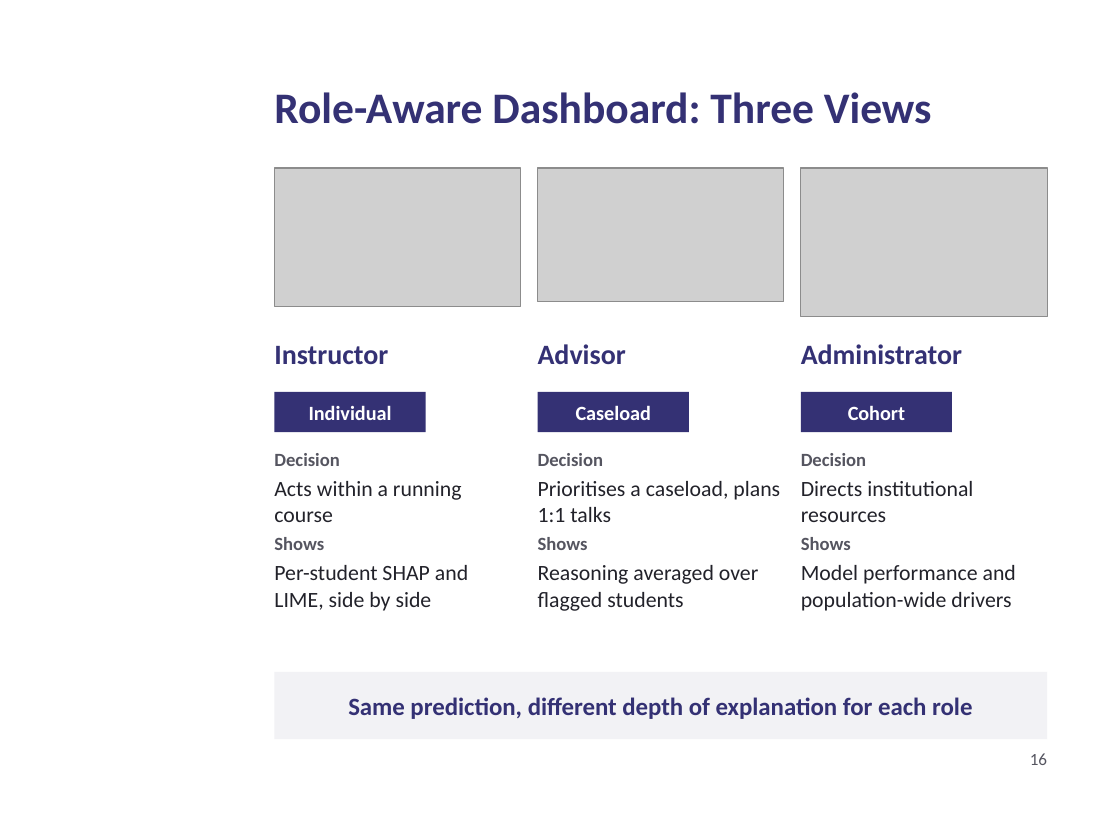
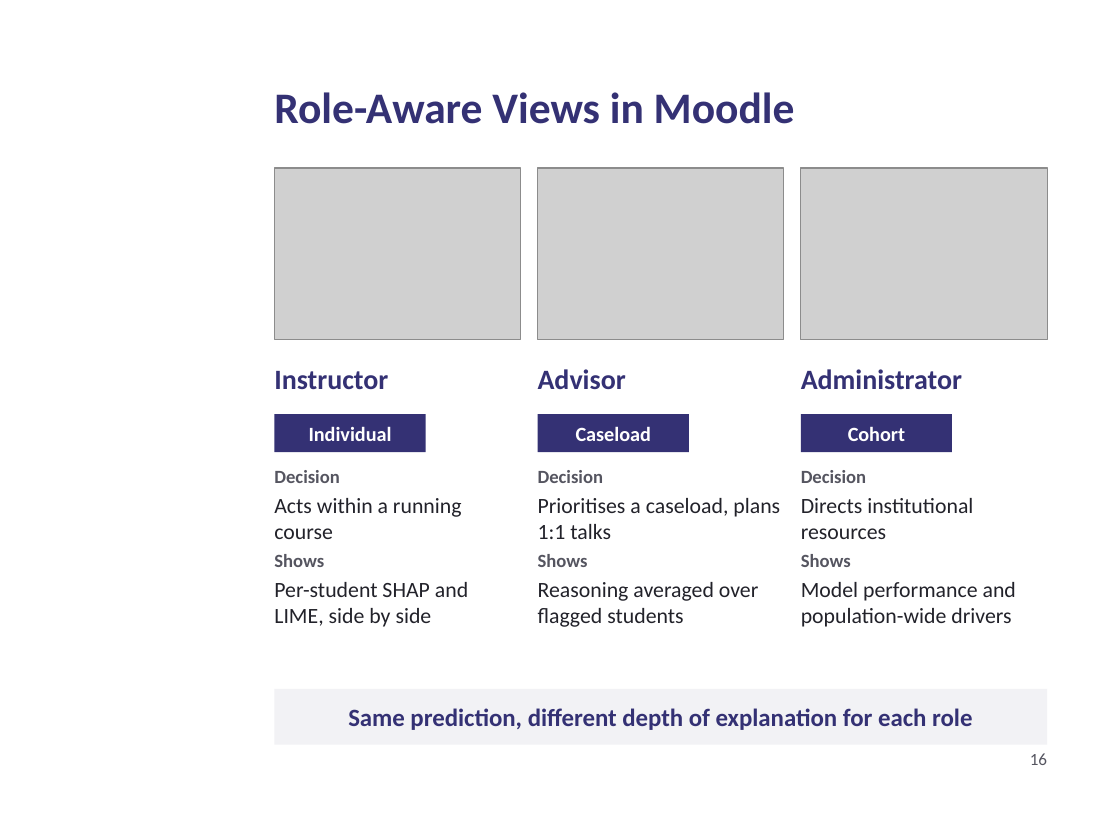
Before and after one commit to daniel-larry/python-run-result, a slide deck: slide 16 of Internal_Defense_Presentation.pptx. Drawn at 1120x840 pixels with LibreOffice and Linux fonts; fonts in the diff are those of the drawing; grey boxes stand for pictures; background and template pictures are left out. Boxes give left, top, right and bottom in pixels: in the first picture for what was removed or moved away, otherwise in the second. Text is boxed around its words. In the diff, an @@ line names an element or a change of style, - is before the commit and + after.

Commit message:
Defense deck: use Moodle and Canvas prototype screenshots

```diff
--- a/Internal_Defense_Presentation.pptx
+++ b/Internal_Defense_Presentation.pptx
@@ title at (x1=274, y1=92, x2=795, y2=124): text changed @@
-Role-Aware Dashboard: Three Views
+Role-Aware Views in Moodle
@@ picture resized from (x1=274, y1=168, x2=521, y2=306) to (x1=274, y1=168, x2=521, y2=339) @@
@@ picture resized from (x1=538, y1=168, x2=784, y2=301) to (x1=538, y1=168, x2=784, y2=339) @@
@@ picture resized from (x1=801, y1=168, x2=1047, y2=317) to (x1=801, y1=168, x2=1047, y2=339) @@
@@ 3 texts moved together from (x1=274, y1=344, x2=962, y2=364) to (x1=274, y1=369, x2=962, y2=389) @@
@@ 3 texts, 3 rectangles moved together from (x1=274, y1=392, x2=952, y2=432) to (x1=274, y1=414, x2=952, y2=452) @@
@@ text "Decision" moved from (x1=274, y1=453, x2=468, y2=611) to (x1=274, y1=470, x2=468, y2=627) @@
@@ text "Decision" moved from (x1=538, y1=453, x2=780, y2=611) to (x1=538, y1=470, x2=780, y2=627) @@
@@ text "Decision" moved from (x1=801, y1=453, x2=1016, y2=611) to (x1=801, y1=470, x2=1016, y2=627) @@
@@ text "Same prediction, different depth of ..." moved from (x1=348, y1=697, x2=972, y2=719) to (x1=348, y1=708, x2=972, y2=730) @@
@@ rectangle resized from (x1=274, y1=672, x2=1047, y2=739) to (x1=274, y1=689, x2=1047, y2=745) @@
```
Also in this commit, not shown: 4 other slides changed, 1 slide added.
